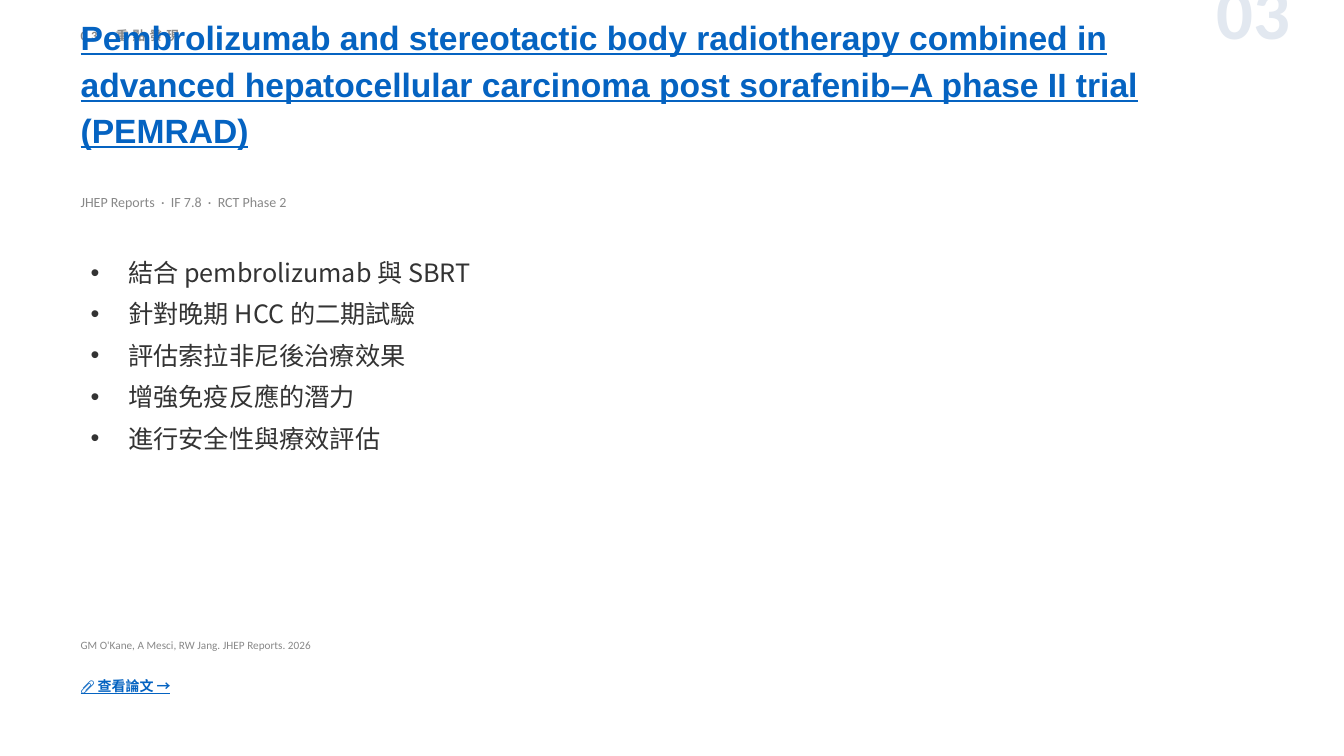
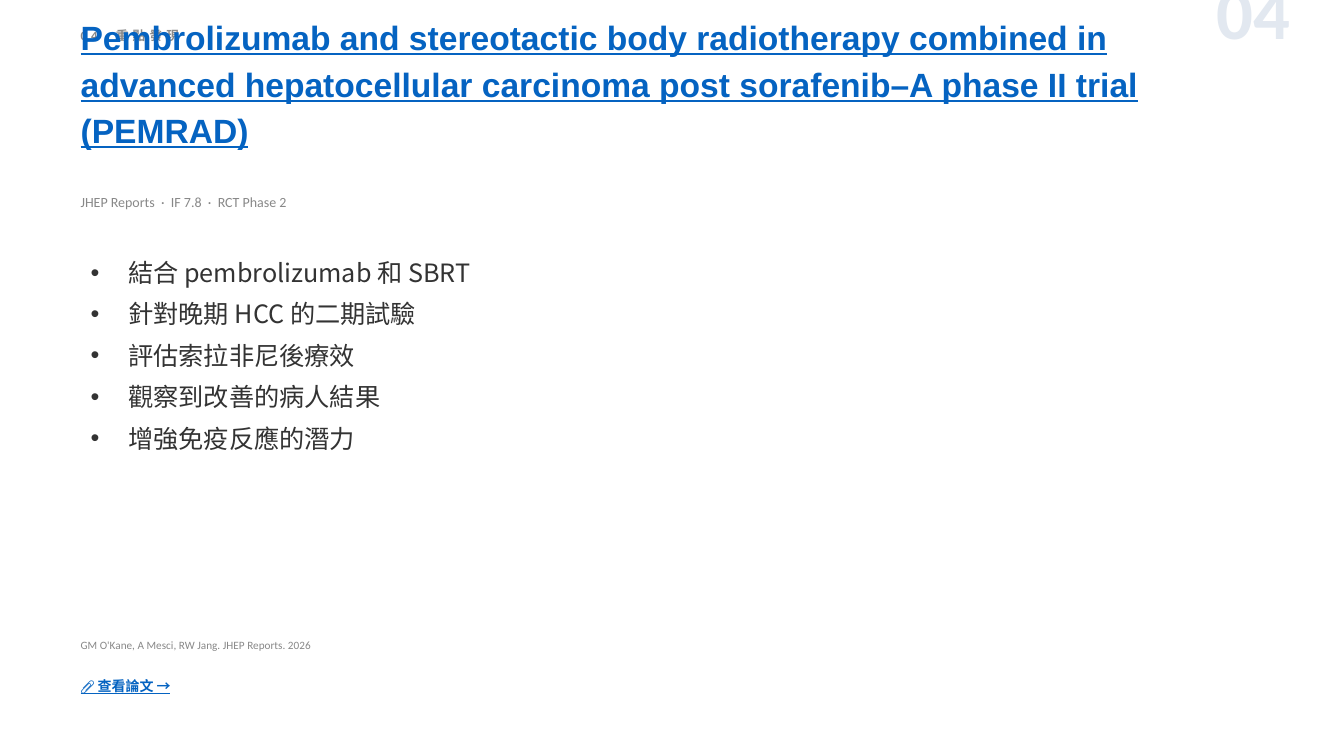
Before and after one commit to jejenhu-maker/hcc-weekly-digest, a slide deck: slide 6 of docs/digest-zh.pptx (slide 5 before the commit). Drawn at 1344x756 pixels with LibreOffice and Linux fonts; fonts in the diff are those of the drawing. Boxes give left, top, right and bottom in pixels: in the first picture for what was removed or moved away, otherwise in the second. Text is boxed around its words. In the diff, an @@ line names an element or a change of style, - is before the commit and + after.

```diff
--- a/docs/digest-zh.pptx
+++ b/docs/digest-zh.pptx
@@ text at [81,27,179,44]: text changed @@
-03 重點發現
+04 重點發現
@@ text at [1008,10,1291,10]: text changed @@
-03
+04
@@ text at [128,260,470,288]: text changed @@
-• 結合 pembrolizumab 與 SBRT
+• 結合 pembrolizumab 和 SBRT
@@ text at [128,343,380,408]: text changed @@
-• 評估索拉非尼後治療效果
+• 評估索拉非尼後療效
+• 觀察到改善的病人結果
@@ text at [128,426,380,450]: paragraph removed @@
-• 進行安全性與療效評估
```
Also in this commit, not shown: 11 other slides changed, 2 slides added, 2 slides removed, 2 other files.
